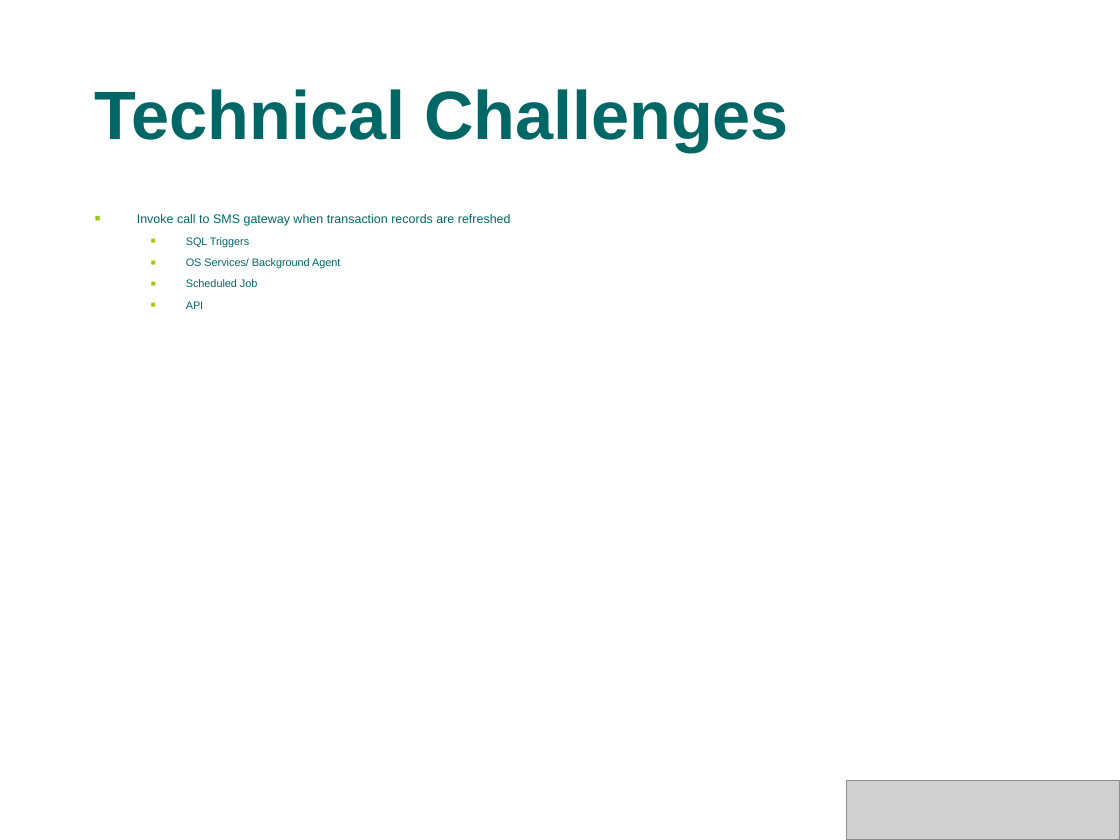
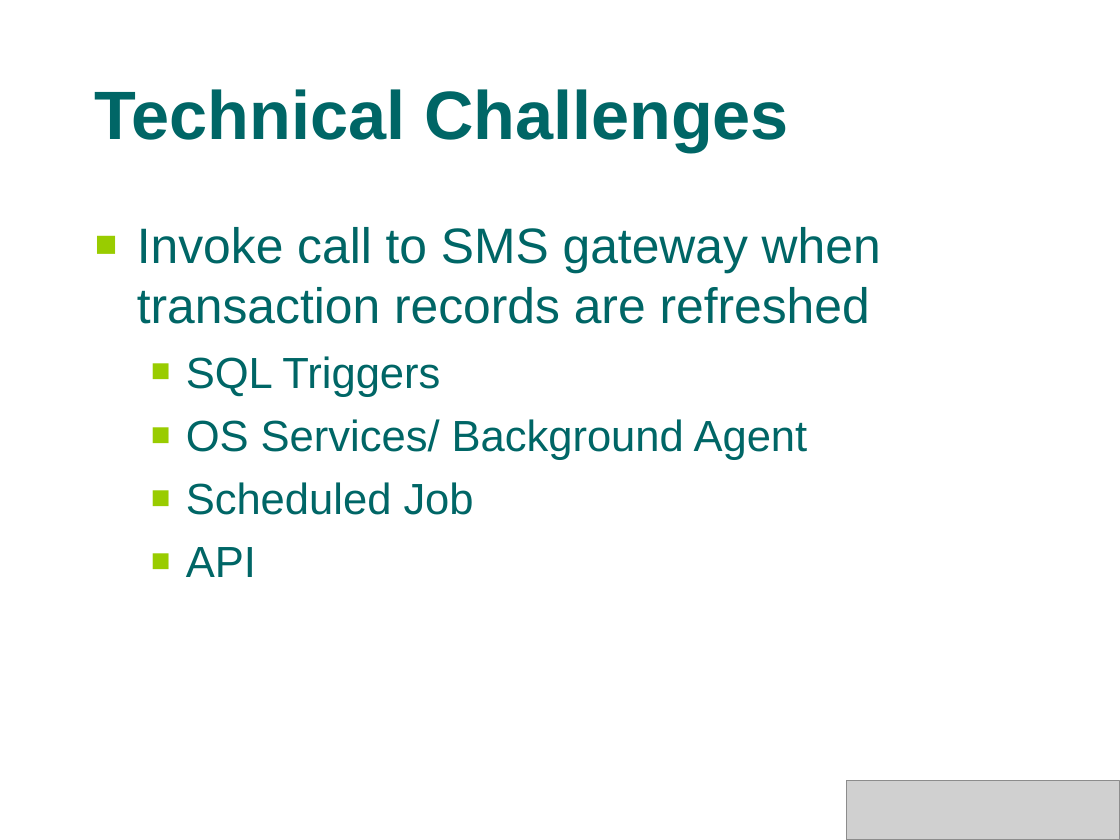
Before and after one commit to s4kshya/leezdr-repository, a slide deck: slide 10 of Exam Paper/MTECH_PROJ/Presentation/phase1.ppt. Drawn at 1120x840 pixels with LibreOffice and Linux fonts; fonts in the diff are those of the drawing; grey boxes stand for pictures; background and template pictures are left out. Boxes give left, top, right and bottom in pixels: in the first picture for what was removed or moved away, otherwise in the second. Text is boxed around its words. In the diff, an @@ line names an element or a change of style, - is before the commit and + after.

```diff
--- a/Exam Paper/MTECH_PROJ/Presentation/phase1.ppt
+++ b/Exam Paper/MTECH_PROJ/Presentation/phase1.ppt
@@ text "Invoke call to SMS gateway ..." at (137,227,881,577): size 8 to 32 pt in "Invoke call to SMS gateway when transaction ..."; size 7 to 28 pt in "SQL Triggers", "OS Services/ Background Agent", "Scheduled Job", "API"; line spacing 0.8 to 1 @@
```
Also in this commit, not shown: 7 other slides changed, 4 slides added, 1 slide removed.
